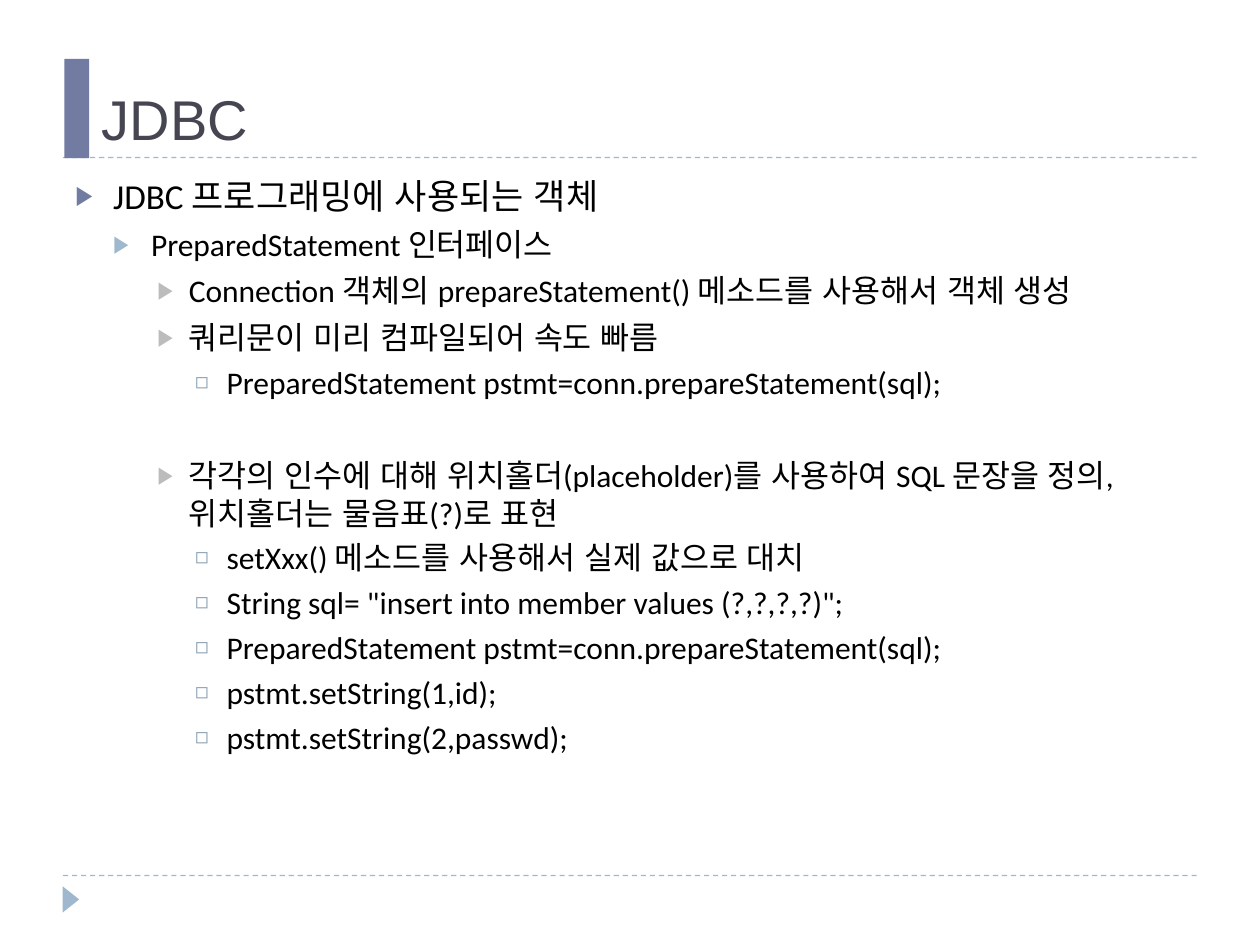
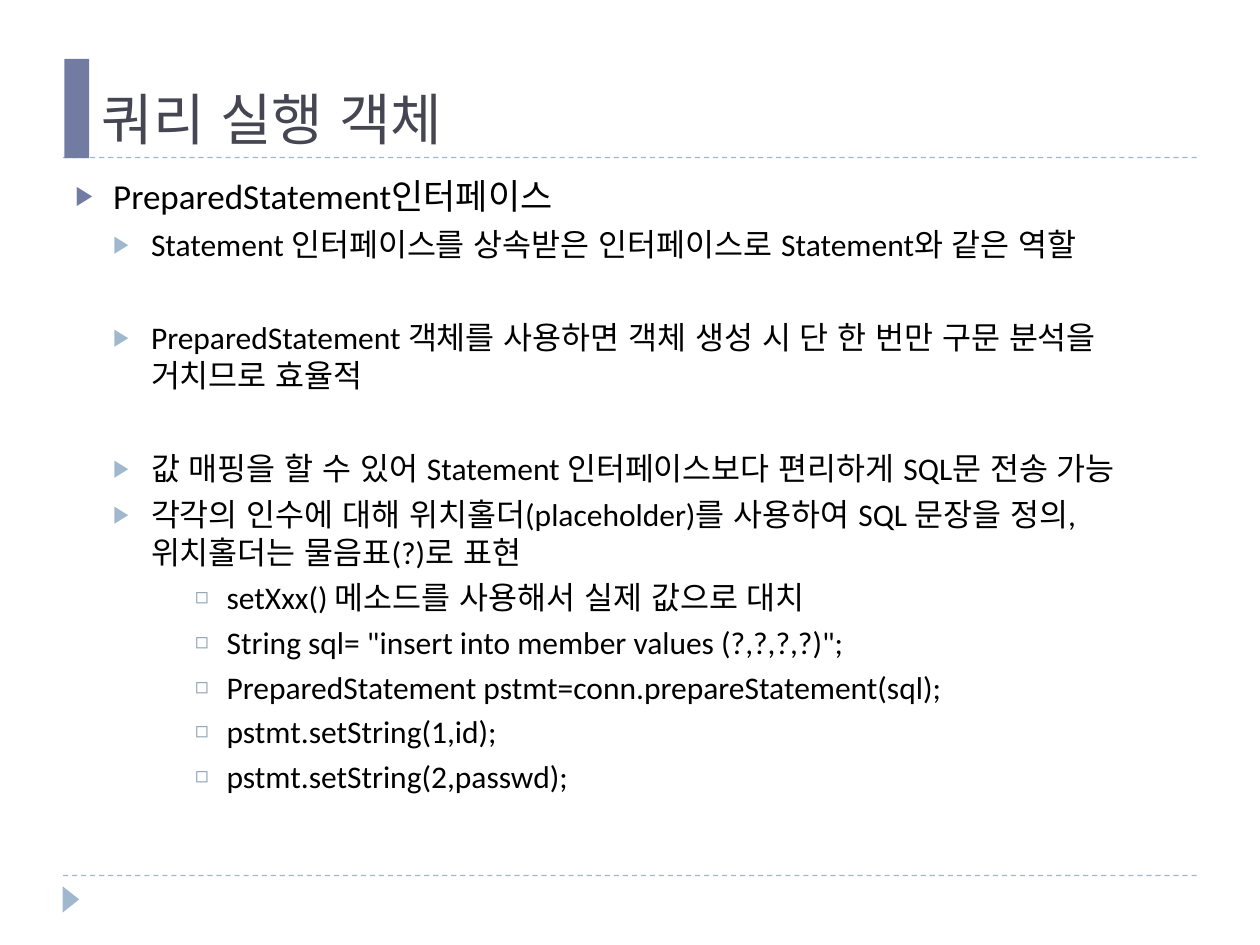
Before and after one commit to mail2HChoi/PatternSW, a slide deck: slide 21 of 강의교재/패턴기반SW개발_Ch09_JDBC.pptx (slide 10 before the commit). Drawn at 1260x945 pixels with LibreOffice and Linux fonts; fonts in the diff are those of the drawing. Boxes give left, top, right and bottom in pixels: in the first picture for what was removed or moved away, otherwise in the second. Text is boxed around its words. In the diff, an @@ line names an element or a change of style, - is before the commit and + after.

```diff
--- a/강의교재/패턴기반SW개발_Ch09_JDBC.pptx
+++ b/강의교재/패턴기반SW개발_Ch09_JDBC.pptx
@@ title at [102, 93, 442, 145]: text changed @@
-JDBC
+쿼리 실행 객체
@@ text at [113, 180, 1115, 485]: text changed @@
-▶ JDBC 프로그래밍에 사용되는 객체
-  ▶ PreparedStatement 인터페이스
-    ▶ Connection 객체의 prepareStatement() 메소드를 사용해서 객체 생성
-    ▶ 쿼리문이 미리 컴파일되어 속도 빠름
-      ◻ PreparedStatement pstmt=conn.prepareStatement(sql);
+▶ PreparedStatement인터페이스
+  ▶ Statement 인터페이스를 상속받은 인터페이스로 Statement와 같은 역할
+  ▶ PreparedStatement 객체를 사용하면 객체 생성 시 단 한 번만 구문 분석을 거치므로 효율적
+  ▶ 값 매핑을 할 수 있어 Statement 인터페이스보다 편리하게 SQL문 전송 가능
@@ text at [151, 499, 1076, 568]: list level 3 to 2 in "각각의 인수에 대해 위치홀더(placeholder)를 사용하여 ..."; bullet colour #BDBDBD to #9FB8CD @@
```
Also in this commit, not shown: 6 other slides changed, 4 slides added, 2 slides removed, 1 other file.
